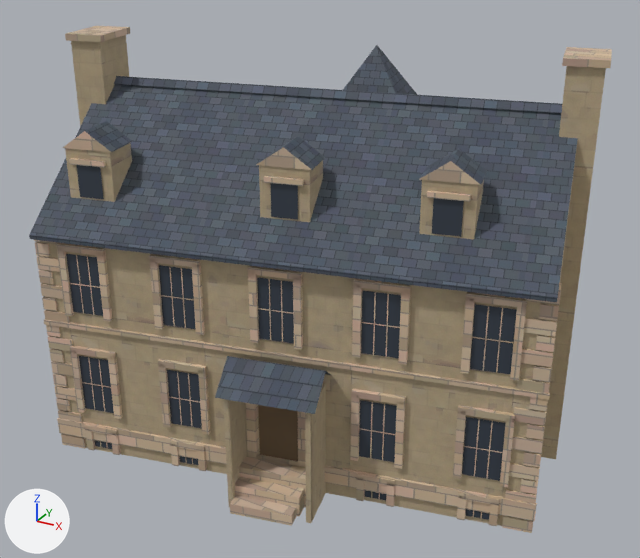
A saved change to the glTF model models/130.glb.
Before and after are seen from a camera (50 mm lens) standing at (11.33, -22.11, 14.95) and looking at (-0.49, -0.62, 4.2). The lights are fixed; the arrows at lower left show +X, +Y and +Z. The first picture is the older version. Where no turn or scale is listed for an object, it has been applied to the vertices. Vertices at exactly the same position are counted once.

Objects in the first picture: 'Object001', 'rectory_dressed001', 'rectory_glass001', 'rectory_oak001', 'rectory_slate001', 'rectory_timber001', 'rectory_wall001'.
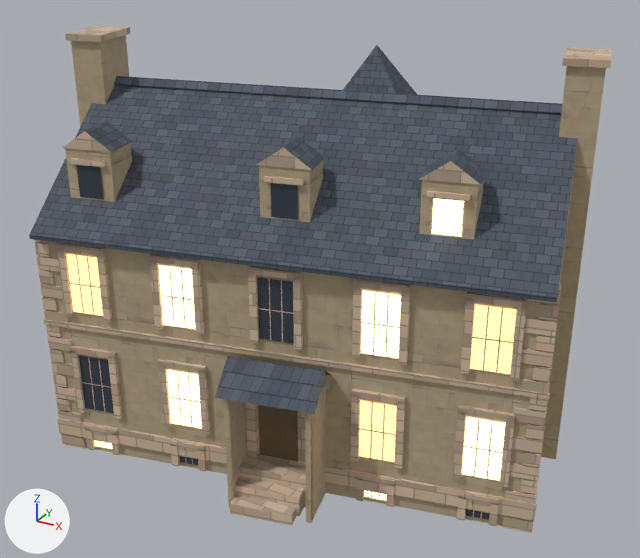
Where the newer file only moved an object's origin or applied its transform, the numbers keep the older frame.

Edits to the bpy script that builds the scene:
```text
Add mat_window_glow_bright:
    mat_window_glow_bright = principled_material('window_glow_bright')
    mat_window_glow_bright.base_color = (0.0392, 0.051, 0.0706)  # greyish blue #38404b
    mat_window_glow_bright.roughness = 0.25
    mat_window_glow_bright.emission_color = (1.0, 0.86, 0.45)  # beige #ffefb3
    mat_window_glow_bright.emission_strength = 3.0
Add mat_window_glow_lamp:
    mat_window_glow_lamp = principled_material('window_glow_lamp')
    mat_window_glow_lamp.base_color = (0.0392, 0.051, 0.0706)  # greyish blue #38404b
    mat_window_glow_lamp.roughness = 0.25
    mat_window_glow_lamp.emission_color = (1.0, 0.62, 0.25)  # beige #ffce89
    mat_window_glow_lamp.emission_strength = 2.0
Change me_rectory_glass001:
    where me_rectory_glass001.from_pydata(...)  # 120 vertices, 60 faces; spans x -6.41..6.43, y -6.28..6.51, z 0.15..8.39
    used by ob_rectory_glass001; location = (0.0, 0.0, 0.0)
    me_rectory_glass001 part 1: the loose piece of 4 vertices spanning x -2.39..-1.46, y -5.73..-5.53, z 1.4..3.1 is moved by (-2.63, -0.55, 0.0)
    me_rectory_glass001 part 2: the loose piece of 4 vertices spanning x 5.5..6.43, y -4.07..-3.87, z 4.45..6.15 is moved by (-5.26, -1.11, 0.0)
    me_rectory_glass001 part 3: 52 of 120 vertices moved; they spanned x -5.05..6.43, y -6.28..-3.87, z 0.15..8.39 and now span x -5.05..6.26, y -5.69..5.34, z 0.15..8.39; mean shift (-0.32, 6.38, 1.03); largest move (6.43, -3.87, 1.4) -> (-4.37, -5.37, 7.49)
    me_rectory_glass001 part 4: 44 of 120 vertices moved; they spanned x -6.41..4.36, y 1.98..6.51, z 1.4..7.2 and now span x -5.02..6.43, y -6.28..6.51, z 0.15..6.7; mean shift (2.0, -7.2, -0.93); largest move (-1.96, 6.4, 5.4) -> (6.43, -3.87, 1.4)
    me_rectory_glass001 part 5: all 8 faces centred in x 1.48..4.1, y 3.64..4.19, z 1.92..5.48 switch from mat_window_glass (greyish blue #38404b) to mat_window_glow_lamp (greyish blue #38404b, glowing beige #ffce89)
    me_rectory_glass001 part 6: all 2 faces centred in x -3.78..-3.52, y 2.53..2.58, z 4.97..5.48 switch from mat_window_glass (greyish blue #38404b) to mat_window_glow_lamp (greyish blue #38404b, glowing beige #ffce89)
    me_rectory_glass001 part 7: 18 of the faces centred in x -6.15..0.34, y 2.03..6.48, z 1.92..6.87 switch from mat_window_glass (greyish blue #38404b) to mat_window_glow_bright (greyish blue #38404b, glowing beige #ffefb3)
    me_rectory_glass001 part 8: 4 of the faces centred in x 0.43..4.61, y -4.36..-3.48, z 7.79..8.09 switch from mat_window_glass (greyish blue #38404b) to mat_window_glow_bright (greyish blue #38404b, glowing beige #ffefb3)
```

Location of each change, (x1, y1, x2, y2) in pixels of the pictures (640 x 558 px; the box of a moved part takes in the faces that stretch with it):
part 1 of me_rectory_glass001, moved or reshaped
    before: (167, 370, 202, 429)
    after: (79, 356, 114, 413)
part 2 of me_rectory_glass001, moved or reshaped
    before: (470, 304, 517, 374)
    after: (257, 277, 294, 343)
part 3 of me_rectory_glass001, moved or reshaped (mostly hidden afterwards)
    before: (66, 254, 505, 500)
    after: (76, 165, 490, 520)
part 4 of me_rectory_glass001, moved or reshaped (not visible before)
    after: (66, 254, 517, 500)
part 5 of me_rectory_glass001, recoloured
    after: (66, 254, 397, 462)
part 6 of me_rectory_glass001, recoloured
    after: (470, 304, 517, 374)
part 7 of me_rectory_glass001, recoloured
    after: (95, 265, 505, 500)
part 8 of me_rectory_glass001, recoloured (lighter)
    both: (432, 198, 464, 237)
